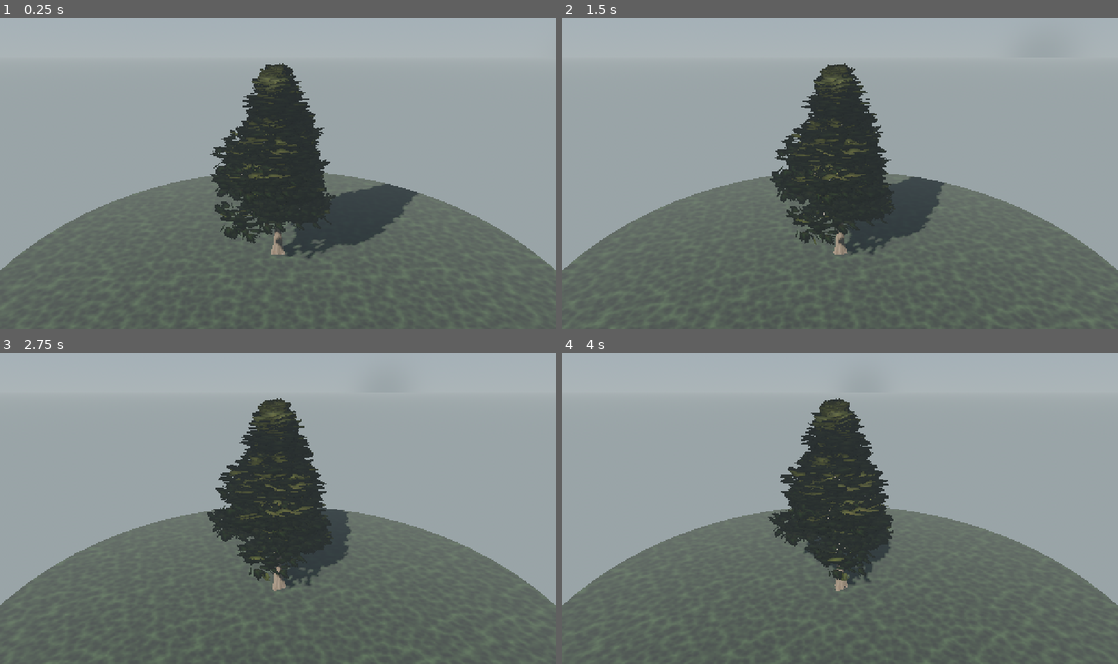
Above: before the commit, frames 1-4 (two rows, left to right).
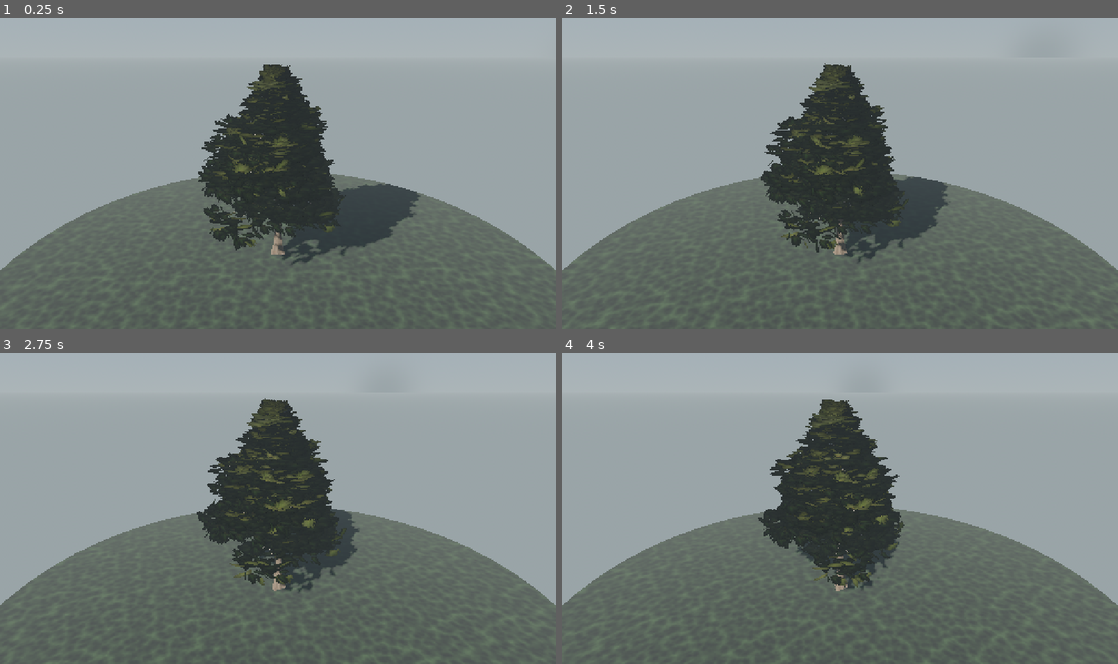
Above: after the commit, the same moments.

Repository: mehmetdem2005/Acik-dunya_oyun
Game: Godot game, scene res://scenes/world/pine_tree_scene.tscn
Two runs of this game, one before a commit and one after it. Both use one fixed random seed, a clock stepped at 60 frames per second and the inputs below. This scene is started directly instead of the project's main scene.
Inputs (mouse positions are in pixels of both pictures, inside the frame that each line leads up to):
- Up to frame 1 (0.25 s): no input
- Up to frame 2 (1.5 s): move the mouse to (962, 157) at 0.52 s; hold D 0.53-1.25 s; hold Shift 0.53-1.25 s; click (962, 157) at 0.67 s; tap Space at 0.77 s; drag from (728, 189) to (812, 235) at 1.27 s
- Up to frame 3 (2.75 s): move the mouse to (333, 440) at 2.02 s; hold D from 2.03 s (still down); hold Shift from 2.03 s (still down)
- Up to frame 4 (4 s): release D at 2.75 s; release Shift at 2.75 s; drag from (812, 570) to (673, 461) at 2.77 s; move the mouse to (1006, 555) at 3.52 s; hold A from 3.53 s (still down); hold Shift from 3.53 s (still down); tap Space at 3.77 s

The runs differ from the first frame. In frame 1, 3.3% of the frame differs, in the area x 35-76%, y 14-80%; in frame 2, 3.1%; in frame 3, 3.0%; in frame 4, 2.9%.

Commit message:
Cila: uzun süpüren alt dallar + havadar katmanlı koni
Self-render iterasyon: profil pow(.,0.72)->pow(.,0.60)*0.90.. ,
boy x1.12->x1.28, alt-sweep grav 0.40+0.7 -> 0.42+0.95.
Alt tier'ler en uzun, tepeye hızlı kısalır -> referanstaki geniş,
süpüren, katmanlı taç. Üçgen ~43k (perf korunur).

https://claude.ai/code/session_01SAupt6yXBr9DzE6Ykd1e1F

Diff:
--- a/mouse_open_world_clean_project/scripts/world/pine/pine_skeleton.gd
+++ b/mouse_open_world_clean_project/scripts/world/pine/pine_skeleton.gd
@@ -81,8 +81,10 @@
 		var h01: float = clampf(lerp(crown_start, 0.95, tf) + _rng.randf_range(-0.012, 0.012), 0.0, 1.0)
 		# Koni: tepeye doğru tek-yönlü güçlü kısalma (orta şişlik yok).
 		# Alt-orta tier'ler uzun -> geniş, dolgun, billur taç (referans).
-		var prof: float = pow(1.0 - tf, 0.72) * (0.82 + 0.18 * smoothstep(0.0, 0.30, tf))
-		var blen := crown_radius * prof * 1.12
+		# Alt tier'ler EN uzun (referans: uzun süpüren alt dallar),
+		# tepeye doğru hızlı kısalır -> havadar katmanlı koni.
+		var prof: float = pow(1.0 - tf, 0.60) * (0.90 + 0.10 * smoothstep(0.0, 0.22, tf))
+		var blen := crown_radius * prof * 1.28
 		if blen < 0.16:
 			continue
 		whorl_h.append(h01)
@@ -124,7 +126,7 @@
 			if is_broken:
 				L *= brk_mul
 			# Alt tier'ler sert süpürür, üst tier'ler dik durur.
-			var grav := droop * (0.40 + 0.7 * (1.0 - tf))
+			var grav := droop * (0.42 + 0.95 * (1.0 - tf))
 			# knee=1.0 -> dal gövdeden YUKARI çıkıp sonra dışa kıvrılır.
 			var child := _grow(sp, dir, L, dal_seg, grav, 0.05, dal_yay, wob, 1.0)
 			whorl_az.append(h01)
